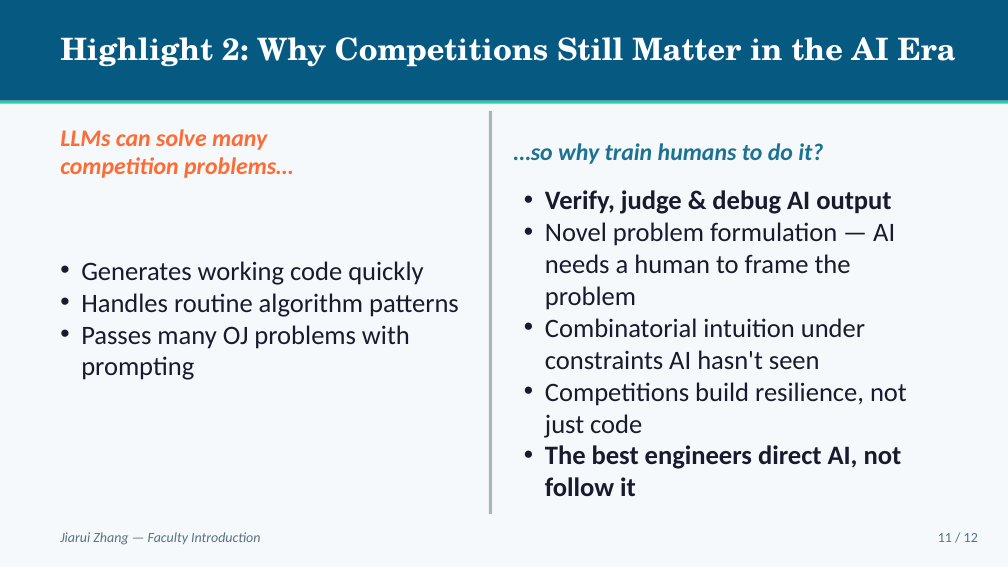
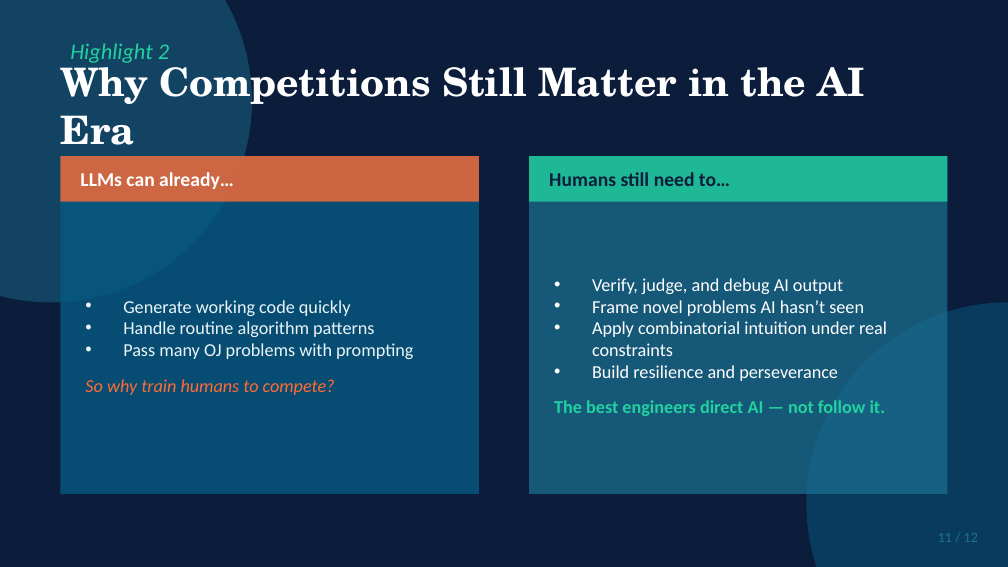
Before and after one commit to zjr506/ppttest, a slide deck: slide 11 of Faculty_Introduction.pptx. Drawn at 1008x567 pixels with LibreOffice and Linux fonts; fonts in the diff are those of the drawing. Boxes give left, top, right and bottom in pixels: in the first picture for what was removed or moved away, otherwise in the second. Text is boxed around its words. In the diff, an @@ line names an element or a change of style, - is before the commit and + after.

```diff
--- a/Faculty_Introduction.pptx
+++ b/Faculty_Introduction.pptx
@@ background #F5F9FB to #0B1D3A @@
@@ rectangle removed at (x1=0, y1=0, x2=1008, y2=101) @@
@@ ellipse added at (x1=0, y1=0, x2=252, y2=302), fill #1C7293 at 45% opacity @@
@@ text at (x1=60, y1=57, x2=865, y2=157): text changed; size 22 to 28 pt @@
-Highlight 2: Why Competitions Still Matter in the AI Era
+Why Competitions Still Matter in the AI Era
@@ text added at (x1=70, y1=43, x2=169, y2=63), 16 pt, text #21D19F, italic @@
+Highlight 2
@@ rectangle removed at (x1=0, y1=101, x2=1008, y2=104) @@
@@ rectangle removed at (x1=489, y1=111, x2=492, y2=514) @@
@@ rectangle added at (x1=60, y1=156, x2=479, y2=494), fill #065A82 at 80% opacity @@
@@ rectangle added at (x1=60, y1=156, x2=479, y2=202), fill #FF6B35 at 80% opacity @@
@@ text at (x1=80, y1=172, x2=234, y2=189): text changed; size 17 to 14 pt; text colour #FF6B35 to #FFFFFF; italic off @@
-LLMs can solve many
-competition problems…
+LLMs can already…
@@ rectangle added at (x1=529, y1=156, x2=948, y2=494), fill #1C7293 at 70% opacity @@
@@ rectangle added at (x1=529, y1=156, x2=948, y2=202), fill #21D19F at 80% opacity @@
@@ text at (x1=549, y1=172, x2=730, y2=186): text changed; size 17 to 14 pt; text colour #1C7293 to #0B1D3A; italic off @@
-…so why train humans to do it?
+Humans still need to…
@@ text at (x1=554, y1=278, x2=887, y2=416): text changed; size 19 to 13 pt; text colour #1A1A2E to #FFFFFF @@
-• Verify, judge & debug AI output
-• Novel problem formulation — AI needs a human to frame the problem
-• Combinatorial intuition under constraints AI hasn't seen
-• Competitions build resilience, not just code
-• The best engineers direct AI, not follow it
+• Verify, judge, and debug AI output
+• Frame novel problems AI hasn’t seen
+• Apply combinatorial intuition under real constraints
+• Build resilience and perseverance
+The best engineers direct AI — not follow it.
@@ text at (x1=85, y1=300, x2=413, y2=395): text changed; size 19 to 13 pt; text colour #1A1A2E to #EAF4F8 @@
-• Generates working code quickly
-• Handles routine algorithm patterns
-• Passes many OJ problems with prompting
+• Generate working code quickly
+• Handle routine algorithm patterns
+• Pass many OJ problems with prompting
+So why train humans to compete?
@@ ellipse added at (x1=806, y1=302, x2=1008, y2=567), fill #065A82 at 50% opacity @@
@@ text removed at (x1=60, y1=532, x2=260, y2=545) @@
-Jiarui Zhang — Faculty Introduction
@@ text "11 / 12" at (x1=938, y1=533, x2=978, y2=542): text colour #5A7184 to #1C7293 @@
```
Also in this commit, not shown: 10 other slides changed, 1 slide added, 1 slide removed, 1 other file.
